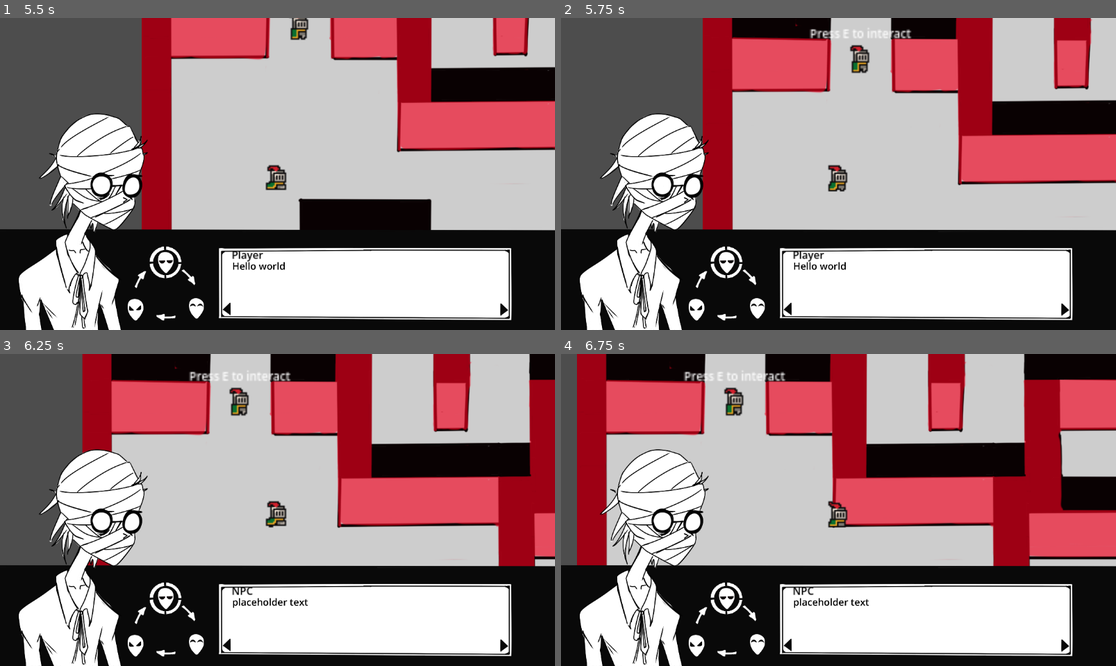
Above: before the commit, frames 1-4 (two rows, left to right).
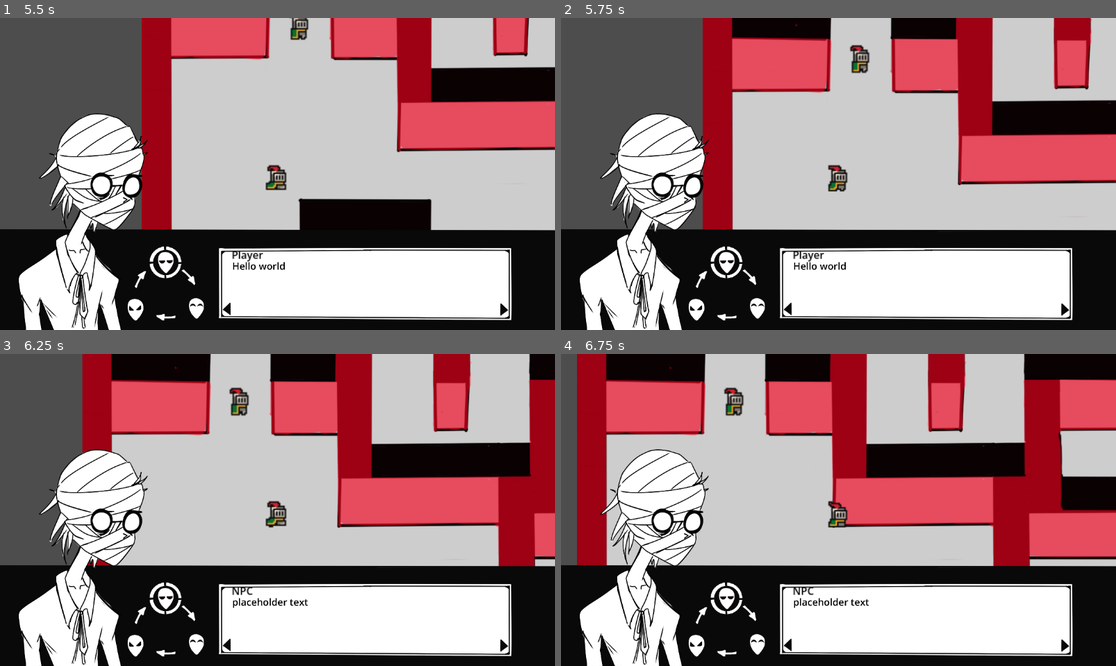
Above: after the commit, the same moments.

Repository: IvanGutsev/PlovdivGameJam2026
Game: Godot game, scene res://Scenes/main.tscn
Same seed, same stepped clock (60 frames per second), same inputs: the game is played once before the commit and once after it. The engine's default icon, where the game draws it, is replaced by a stand-in: a white triangle on a blue panel in a dark square.
Inputs:
- Up to frame 1 (5.5 s): tap E (interact) at 0.5, 0.6, 1.25, 1.35, 2, 2.3, 2.75, 2.85, 3.5, 3.6, 4.25, 4.55, 5.1 s; hold W (up) 0.53-2.03 s; tap Enter (ui_accept) at 0.77, 1.52, 3.02, 3.77, 4.52 s; hold A (left) 2.03-3.53 s; tap M (mask and unmask) at 2.1, 4.35 s; hold S (down) 3.53-4.28 s; hold D (right) 4.28-5.03 s; hold W (up) from 5.03 s (still down)
- Up to frame 2 (5.75 s): keep holding W (up)
- Up to frame 3 (6.25 s): release W (up) at 5.78 s; hold D (right) from 5.78 s (still down); tap E (interact) at 5.85 s; tap Enter (ui_accept) at 6.02 s
- Up to frame 4 (6.75 s): keep holding D (right); tap M (mask and unmask) at 6.6 s

Frame 1 is identical in both runs. In frame 2, 0.3% of the frame differs, in the area x 44-64%, y 3-7%; in frame 3, 0.3%; in frame 4, 0.3%.

Commit message:
added barrier

Diff:
--- a/Scenes/npc.tscn
+++ b/Scenes/npc.tscn
@@ -49,7 +49,6 @@
 text = "Press E to interact"
 
 [node name="Barrier" type="CollisionShape2D" parent="." unique_id=1704891081]
-visible = false
 position = Vector2(0.5, 2)
 shape = SubResource("RectangleShape2D_xxsvc")
 
--- a/Scripts/npc.gd
+++ b/Scripts/npc.gd
@@ -3,50 +3,18 @@
 @onready var animated_sprite: AnimatedSprite2D = $AnimatedSprite2D
 @onready var label: Label = $Label
 
-const SPEED = 30;
-var current_state = IDLE;
-
-var is_roaming = true;
 var is_chatting = false;
 
-var direction = Vector2.RIGHT;
-var start_pos;
 
 var player;
 var player_in_chat_zone = false;
 
-enum {
-	IDLE,
-	NEW_DIR,
-	MOVE
-}
-
 func _ready() -> void:
 	randomize();
-	start_pos = position;
 	label.visible = false;
 
 func _process(delta: float) -> void:
-	# handle animations
-	if current_state == 0 or current_state == 1:
-		animated_sprite.play("idle");
-	if current_state == 2 and !is_chatting:
-		if direction.x == -1:
-			animated_sprite.play("walk_west");
-		if direction.x == 1:
-			animated_sprite.play("walk_east");
-		if direction.y == -1:
-			animated_sprite.play("walk_north");
-		if direction.y == 1:
-			animated_sprite.play("walk_south");
 
-	if is_roaming:
-		match current_state:
-			IDLE: pass;
-			NEW_DIR:
-				direction = choose([Vector2.RIGHT, Vector2.UP, Vector2.LEFT, Vector2.DOWN]);
-			MOVE:
-				move(delta);
 
 	if Input.is_action_just_pressed("interact"):
 		#check whether the player can talk to the npc (does he have a mask?)
@@ -54,19 +22,15 @@
 			print("chatting with npc");
 			$"../Player/Camera2D/CanvasLayer/Control/VBoxContainer/DialogueBox".start();
 			is_chatting = true;
-			is_roaming = false;
 			animated_sprite.play("idle");
+			$Barrier.disabled = true;
 		else:
 			print("YOU SHALL NOT PASS!!!!");
-			$Barrier.visible = true;
+			$Barrier.disabled = false;
 
 func choose(array):
 	array.shuffle();
 	return array.front();
-
-func move(delta):
-	if !is_chatting:
-		position += direction * SPEED * delta;
 
 # player entered chat detection area
 func _on_chat_detection_area_body_entered(body: Node2D) -> void:
@@ -81,13 +45,5 @@
 	print("exited chat zone");
 	label.visible = false;
 
-
-func _on_timer_timeout() -> void:
-	$Timer.wait_time = choose([0.5, 1, 1.5]);
-	current_state = choose([IDLE, NEW_DIR, MOVE]);
-
-
-
 func _on_dialogue_box_dialogue_finished() -> void:
 	is_chatting = false;
-	is_roaming = true;
